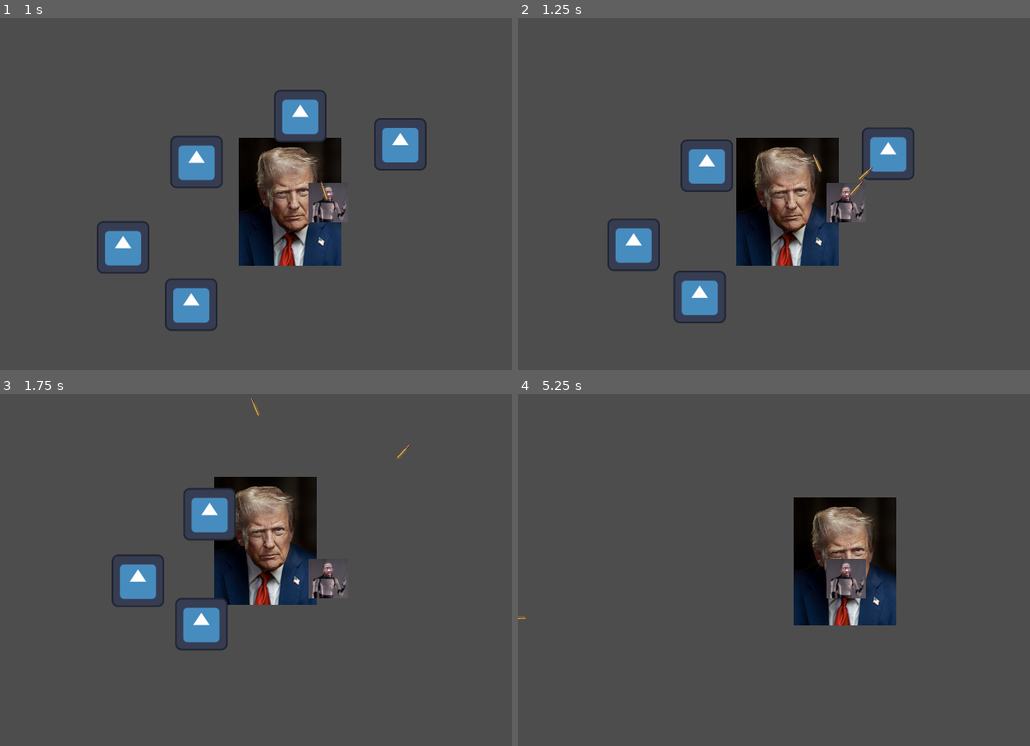
Above: before the commit, frames 1-4 (two rows, left to right).
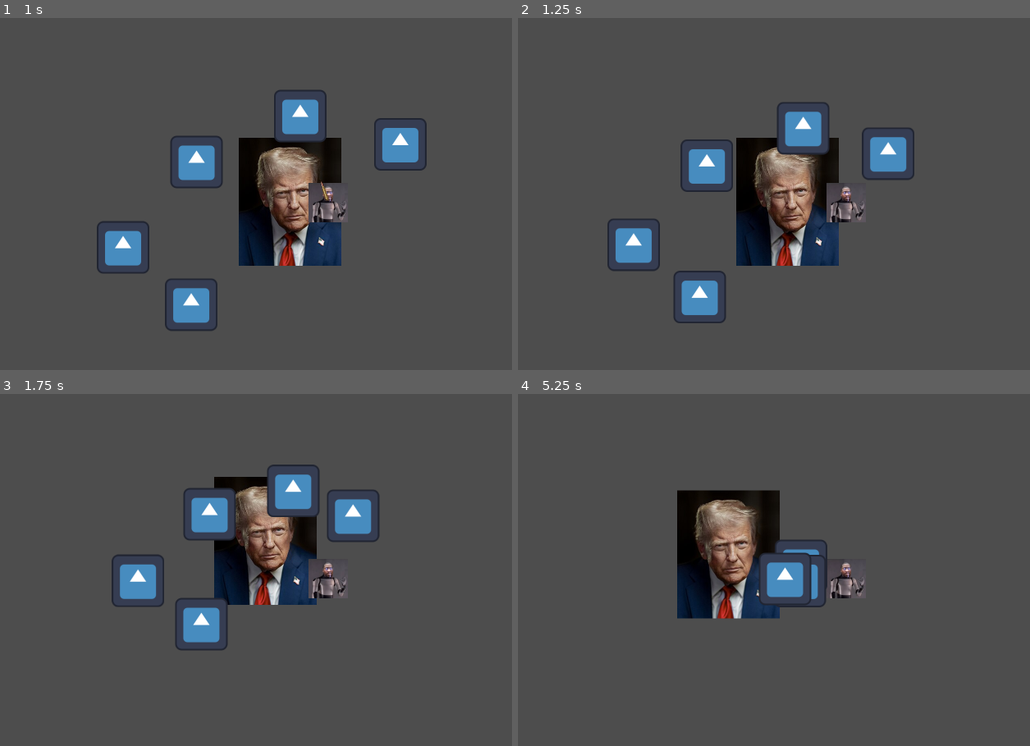
Above: after the commit, the same moments.

Repository: lev2114/droyd_game_godot
Game: Godot game, scene res://game/game.tscn
Two runs of this game, one before a commit and one after it. Both use one fixed random seed, a clock stepped at 60 frames per second and the inputs below. The engine's default icon, where the game draws it, is replaced by a stand-in: a white triangle on a blue panel in a dark square.
Inputs:
- Up to frame 1 (1 s): hold Right (ui_right) from 0.53 s (still down)
- Up to frame 2 (1.25 s): keep holding Right (ui_right)
- Up to frame 3 (1.75 s): release Right (ui_right) at 1.28 s; hold Down (ui_down) from 1.28 s (still down)
- Up to frame 4 (5.25 s): release Down (ui_down) at 2.03 s; hold Right (ui_right) 2.03-2.78 s; hold Up (ui_up) 2.78-3.53 s; hold Left (ui_left) 3.53-5.03 s; hold Down (ui_down) from 5.03 s (still down)

Frame 1 is identical in both runs. In frame 2, 1.2% of the frame differs, in the area x 50-70%, y 24-51%; in frame 3, 2.2%; in frame 4, 13%, in the area x 0-74%, y 27-66%.

Commit message:
gun done

Diff:
--- a/elements/Gun/gun.gd
+++ b/elements/Gun/gun.gd
@@ -3,7 +3,7 @@
 @export var bullet_scene: PackedScene = preload("res://elements/bullet/bullet.tscn")
 @export var fire_rate: float = 1.0
 @export var bullet_speed: float = 500.0
-@export var level: int = 4
+@export var level: int = 1
 @onready var timer: Timer = $Timer
 
 func _ready() -> void:
@@ -70,3 +70,17 @@
 	# увеличенный урон только на 3 уровне
 	if level >= 3:
 		bullet.damage *= 2
+
+	# --- ЭФФЕКТЫ ---
+	# звук
+	var audio = $AudioStreamPlayer2D
+	audio.pitch_scale = randf_range(0.95, 1.05) # лёгкое разнообразие
+	audio.play()
+
+	# вспышка
+	var flash = $Sprite2D
+	flash.rotation = atan2(dir.y, dir.x)
+	flash.global_position = global_position + dir * 30.0
+	flash.modulate.a = 1.0
+	await get_tree().create_timer(0.05).timeout  # длительность вспышки
+	flash.modulate.a = 0.0
--- a/elements/Gun/gun.tscn
+++ b/elements/Gun/gun.tscn
@@ -1,8 +1,19 @@
-[gd_scene load_steps=2 format=3 uid="uid://j784c3lwsblj"]
+[gd_scene load_steps=4 format=3 uid="uid://j784c3lwsblj"]
 
 [ext_resource type="Script" uid="uid://bi02t20kkhf6q" path="res://elements/Gun/gun.gd" id="1_8m3xb"]
+[ext_resource type="AudioStream" uid="uid://b8y6jhqv12yfc" path="res://assets/sounds/807412__jmschl96__gunshot.wav" id="2_nuog2"]
+[ext_resource type="Texture2D" uid="uid://hsptvnvr1qd4" path="res://assets/pngwing.com (1).png" id="3_fl546"]
 
 [node name="Gun" type="Node2D"]
 script = ExtResource("1_8m3xb")
 
 [node name="Timer" type="Timer" parent="."]
+
+[node name="AudioStreamPlayer2D" type="AudioStreamPlayer2D" parent="."]
+stream = ExtResource("2_nuog2")
+volume_db = -20.53
+
+[node name="Sprite2D" type="Sprite2D" parent="."]
+modulate = Color(1, 1, 1, 0)
+scale = Vector2(0.05, 0.05)
+texture = ExtResource("3_fl546")
Not shown, added: assets/sounds/807412__jmschl96__gunshot.wav
